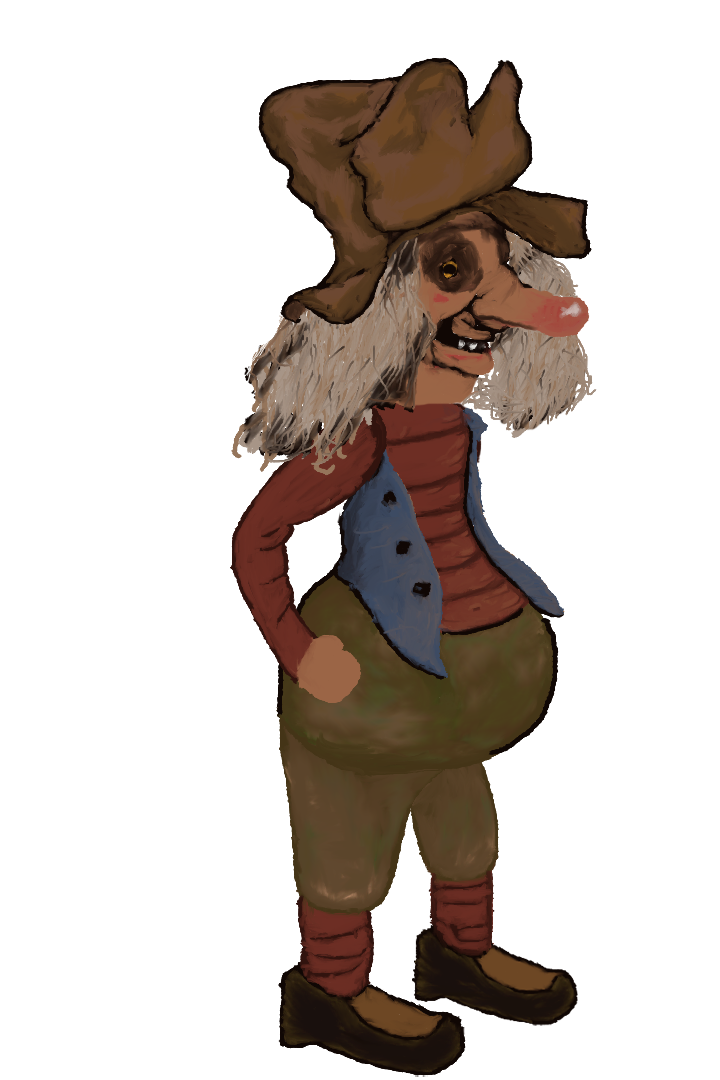
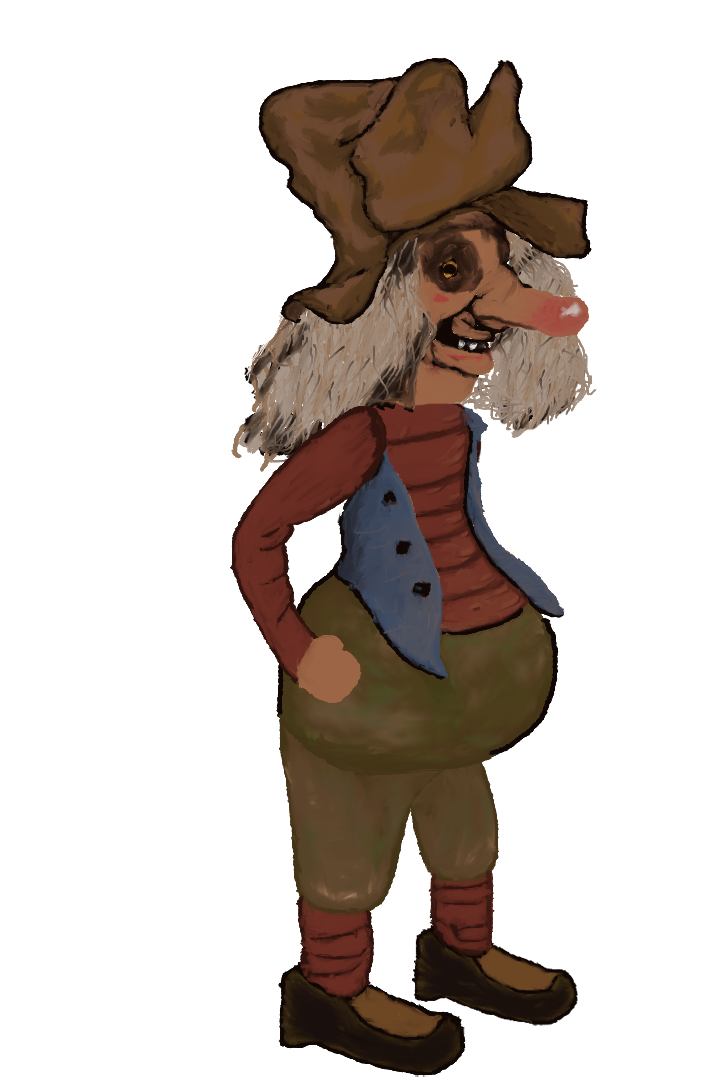
Before/after of a 720×1080 layered artwork. What changed in the layer stack:
moved "Arm_Right" above "Hat" over [left=284, top=405, right=373, bottom=476]
